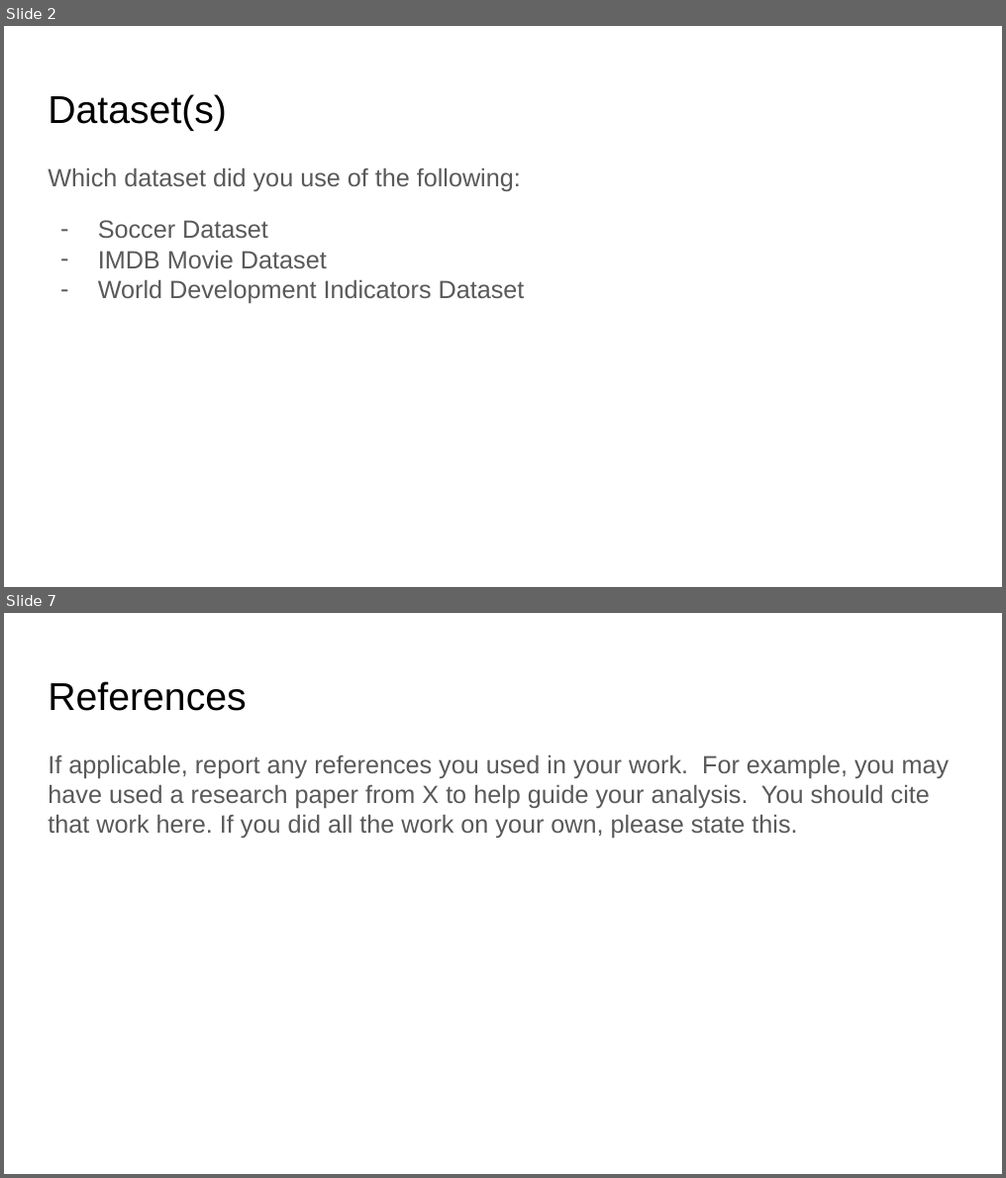
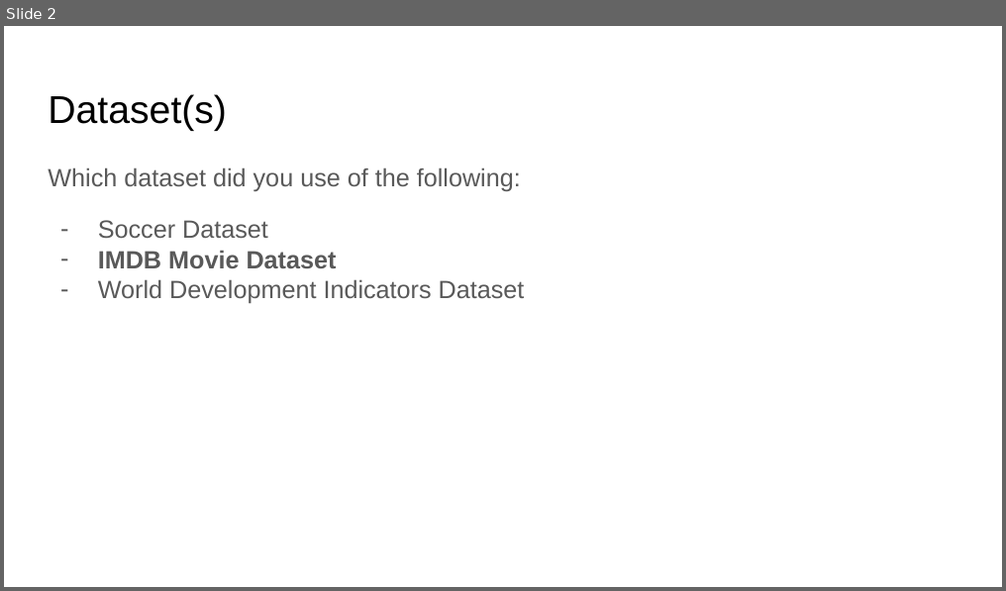
Before and after one commit to sgrosu/sandiego, a slide deck: DSE 200X_ Mini Project Presentation Template.odp. Shown one above the other, each under a label of ours: slides 2 and 7 before the commit, slide 2 after it; the slides between them are not shown. The pictures are 1006x1178 and 1006x591 pixels, drawn with LibreOffice and Linux fonts; fonts in the diff are those of the drawing. Boxes give left, top, right and bottom in pixels: in the first picture for what was removed or moved away, otherwise in the second. Text is boxed around its words. In the diff, an @@ line names an element or a change of style, - is before the commit and + after.

```diff
--- a/DSE 200X_ Mini Project Presentation Template.odp
+++ b/DSE 200X_ Mini Project Presentation Template.odp
@@ slide 7 removed at [4, 613, 1002, 1174], background #FFFFFF @@
@@ title removed at [48, 681, 246, 711] @@
-References
@@ text removed at [48, 755, 949, 838] @@
-If applicable, report any references you used in your work. For example, you may have used a research paper from X to help guide your analysis. You should cite that work here. If you did all the work on your own, please state this.
@@ slide 2 changed as well @@
@@ text at [98, 250, 337, 269]: bold on in "IMDB Movie Dataset" @@
```
Also in this commit, not shown: 3 other slides changed, 3 slides added, 2 other slides removed, 4 other files.
